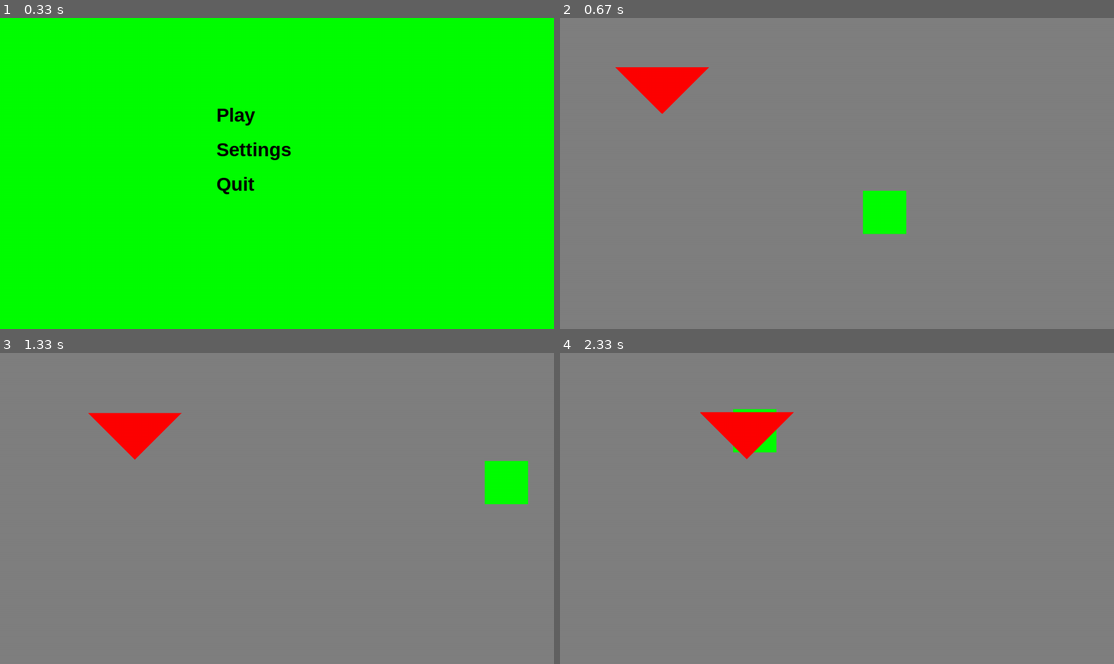
Above: before the commit, frames 1-4 (two rows, left to right).
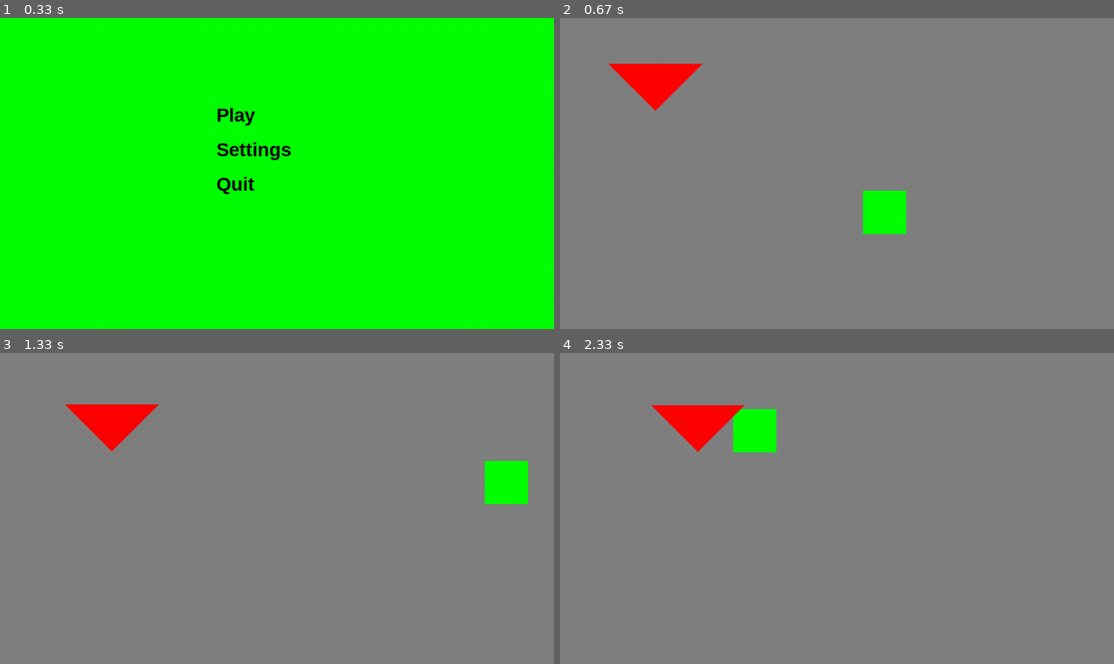
Above: after the commit, the same moments.

Repository: surfaceofbacon/pygame_rpg
Game: pygame game, started from main.py
The game is run twice, just before and just after one commit, with the same random seed, the same clock (stepped at 60 frames per second) and the same inputs.
Inputs:
- Up to frame 1 (0.33 s): no input
- Up to frame 2 (0.67 s): click "Play" at 0.38 s
- Up to frame 3 (1.33 s): hold D 0.67-1.13 s; hold W from 1.17 s (still down)
- Up to frame 4 (2.33 s): release W at 1.47 s; hold A 1.5-1.97 s; hold A from 2 s (still down)

Frame 1 is identical in both runs. In frame 2, 0.6% of the frame differs, in the area x 8-27%, y 14-31%; in frame 3, 1.5%; in frame 4, 2.2%, in the area x 16-43%, y 16-35%.

Commit message:
made semi working combat system

Diff:
--- /dev/null
+++ b/actions.py
@@ -0,0 +1,12 @@
+import pygame
+import math
+import attack
+import enemies
+import weapons
+
+
+def check_actions(event, player_position: tuple, enemy_position: tuple):
+    distance = math.sqrt((player_position[0]-enemy_position[0])**2 + (player_position[1]-enemy_position[1])**2)
+    if event.type == pygame.KEYDOWN:
+        if event.key == pygame.K_SPACE and distance < weapons.iron_sword.range:
+            attack.attack(weapons.iron_sword, enemies.triangle_enemy)
--- a/attack.py
+++ b/attack.py
@@ -1,10 +1,10 @@
-import random    # imports the random module as this funcion requires a lot of random integers
+import dice
 
 
 def attack(weapon, enemy):        # defines the function for attacking
     range_cap = 100 // weapon.crit_chance    # so we can calculate the chance of getting a crit hit with critCalc
-    hitDie = random.randint(1, 21)       # hits are random chance with d20s
-    critCalc = random.randint(1, range_cap+1)    # calculates if there is a crit hit or not
+    hitDie = dice.roll_dice(20, weapon.modifier)      # hits are random chance with d20s
+    critCalc = dice.roll_dice(range_cap, 0)    # calculates if there is a crit hit or not
 
     if critCalc == 1:   # if critCalc is one then it's a crit
         crit = True
@@ -20,3 +20,5 @@
         print('enemy has been hit')
     else:   # misses the shot
         print('you missed')
+    if enemy.health <= 0:
+        enemy.kill()
--- /dev/null
+++ b/dice.py
@@ -0,0 +1,4 @@
+import random
+
+def roll_dice(sides, modifier):
+    return random.randint(1, sides) + modifier
--- a/enemies.py
+++ b/enemies.py
@@ -4,31 +4,35 @@
 import colors
 import draw_shape
 
-triangle_position = [100, 100]
 
 class Enemy:   # class of an enemy
 
-    def __init__(self, AC, health, speed, position):     # innit method gives the instance of an enemy armor class and health
+    def __init__(self, AC, health, speed, position: list):     # innit method gives the instance of an enemy armor class and health
         self.AC = AC
         self.health = health
         self.speed = speed
         self.position = position
+        self.alive = True
 
     def attack(self, weapon):           # attack method gives enemies the ability to attack
         pass
 
+    def kill(self):
+        self.alive = False
 
-class Triangle(Enemy):
     def move(self, current_player_position: tuple, current_enemy_postion: tuple):
         x_distance = (current_enemy_postion[0] - current_player_position[0])
         y_distance = (current_enemy_postion[1] - current_player_position[1])
         angle = math.atan(y_distance/x_distance)
         if x_distance > 0:
             angle += math.pi
-        triangle_position[0] += self.speed * math.cos(angle)
-        triangle_position[1] += self.speed * math.sin(angle)
+        self.position[0] += self.speed * math.cos(angle)
+        self.position[1] += self.speed * math.sin(angle)
+
+class Triangle(Enemy):
 
     def draw(self, size):
-        draw_shape.draw_triangle(colors.red, triangle_position, size)
+        draw_shape.draw_triangle(colors.red, self.position, size)
 
-triangle_enemy = Triangle(10, 10, 2, triangle_position)
+
+triangle_enemy = Triangle(10, 10, 1, [100, 100])
--- a/main.py
+++ b/main.py
@@ -1,5 +1,9 @@
 import pygame
+
+import actions
+import attack
 import boolean
+import enemies
 import window_refresh
 import menu_nav
 import player
@@ -12,6 +16,8 @@
         reset.reset()
         for event in pygame.event.get():
             menu_nav.menu_nav(event)
+            if boolean.play:
+                actions.check_actions(event, (player.cube_x, player.cube_y), (enemies.triangle_enemy.position))
 
 
 
--- a/movement.py
+++ b/movement.py
@@ -1,9 +1,12 @@
 import pygame
+
+import attack
 import boolean
 import player
 import window
 import play_Screen
 import enemies
+import weapons
 
 def move_cube(x, y, keys):
     if x > window.size[0] - player.cube_width:
@@ -35,4 +38,4 @@
         boolean.play = False
         boolean.bool_pause = True
 def move_triangle(player_postion):
-    enemies.triangle_enemy.move(player_postion, enemies.triangle_position)
+    enemies.triangle_enemy.move(player_postion, enemies.triangle_enemy.position)
--- a/weapons.py
+++ b/weapons.py
@@ -1,10 +1,11 @@
 class Weapon:    # creates weapon class
 
-    def __init__(self, modifier, damage, crit_chance):  # assigns modifier, damage, and crit_chance to
+    def __init__(self, modifier, damage, crit_chance, range):  # assigns modifier, damage, and crit_chance to
         # the instance of a weapon
         self.modifier = modifier
         self.damage = damage
         self.crit_chance = crit_chance
+        self.range = range
 
 
-iron_sword = Weapon(3, 5, 3)    # creates an instance of a weapon and assigns it to a iron sword
+iron_sword = Weapon(3, 5, 3, 150)    # creates an instance of a weapon and assigns it to a iron sword
--- a/window_refresh.py
+++ b/window_refresh.py
@@ -1,4 +1,5 @@
 import pygame
+import actions
 import movement
 import player
 import window
@@ -19,9 +20,10 @@
         player_position = (player.cube_x, player.cube_y)
         play_Screen.Draw_Play_Screen(play_Screen.number)
         movement.move_cube(player.cube_x, player.cube_y, keys)
-        movement.move_triangle(player_position)
         hero.cube(player.cube_x, player.cube_y, player.player_color)
-        enemies.triangle_enemy.draw(10)
+        if enemies.triangle_enemy.alive:
+            enemies.triangle_enemy.draw(10)
+            movement.move_triangle(player_position)
     if boolean.settings:
         settings_menu.Draw_Settings_Menu()
     if boolean.bool_pause:
